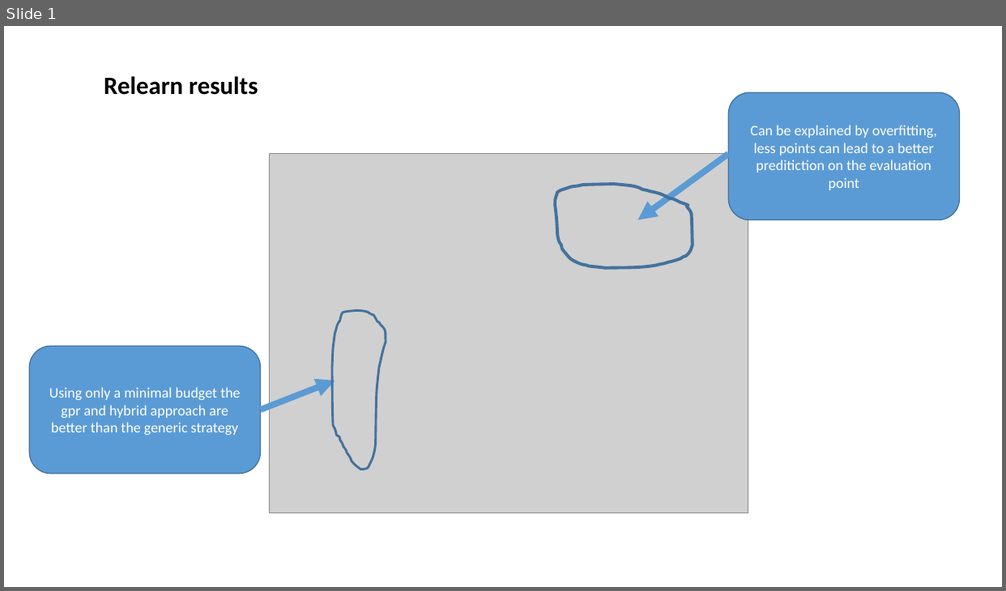
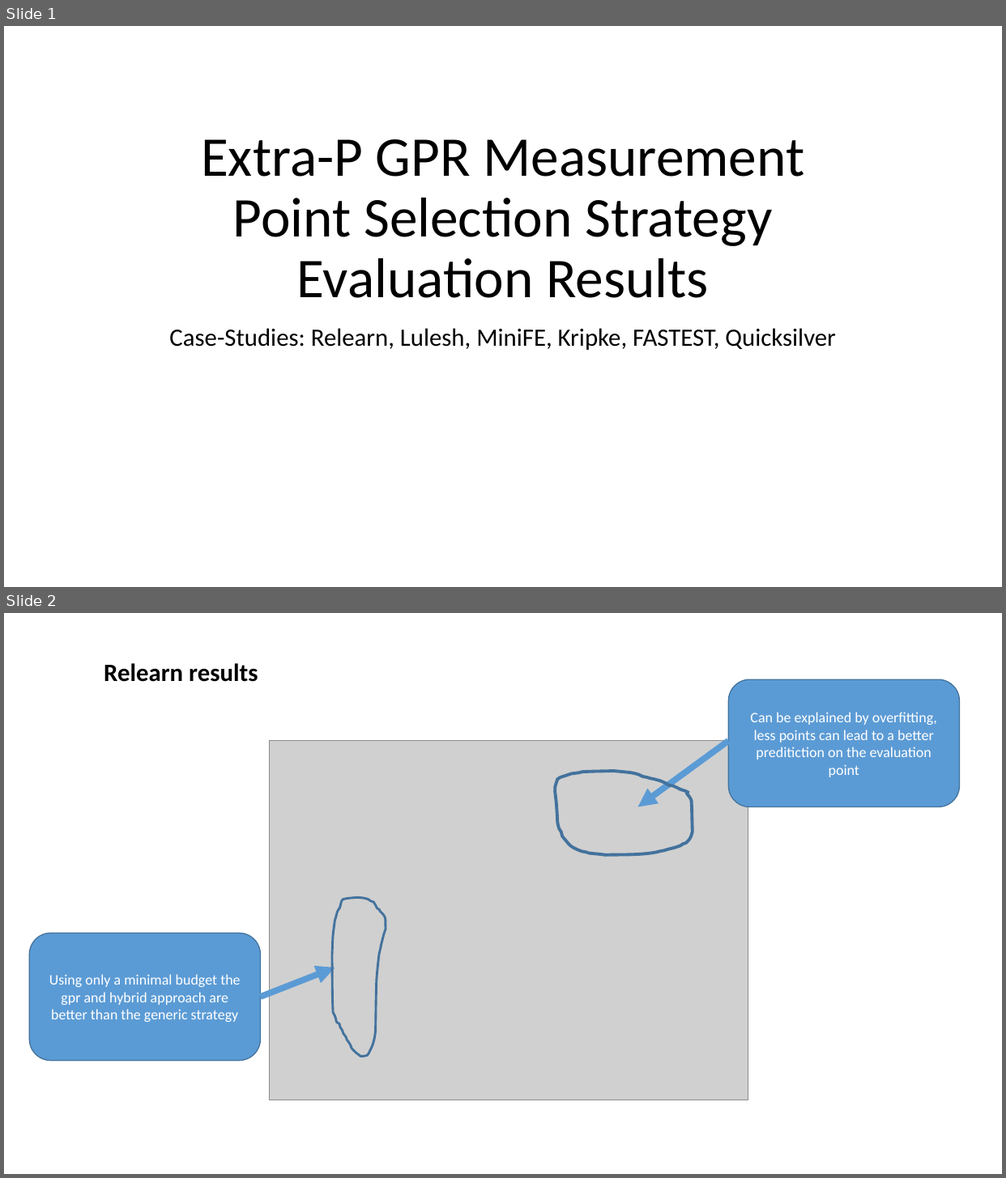
Before and after one commit to extra-p/extrap-gpr, a slide deck: Results.pptx. Shown one above the other, each under a label of ours: slide 1 before the commit, slides 1 and 2 after it. The pictures are 1006x591 and 1006x1178 pixels, drawn with LibreOffice and Linux fonts; fonts in the diff are those of the drawing; grey boxes stand for pictures. Boxes give left, top, right and bottom in pixels: in the first picture for what was removed or moved away, otherwise in the second. Text is boxed around its words. In the diff, an @@ line names an element or a change of style, - is before the commit and + after.

```diff
--- a/Results.pptx
+++ b/Results.pptx
@@ slide 1 added at [4,26,1002,587], background #FFFFFF @@
@@ title added at [201,139,805,298], 54 pt, text #000000 @@
+Extra-P GPR Measurement Point Selection Strategy Evaluation Results
@@ subtitle added at [169,328,835,350], 24 pt, text #000000 @@
+Case-Studies: Relearn, Lulesh, MiniFE, Kripke, FASTEST, Quicksilver
@@ what was slide 1 is now slide 2 @@
```
Also in this commit, not shown: 17 other slides added, 13 other files.
